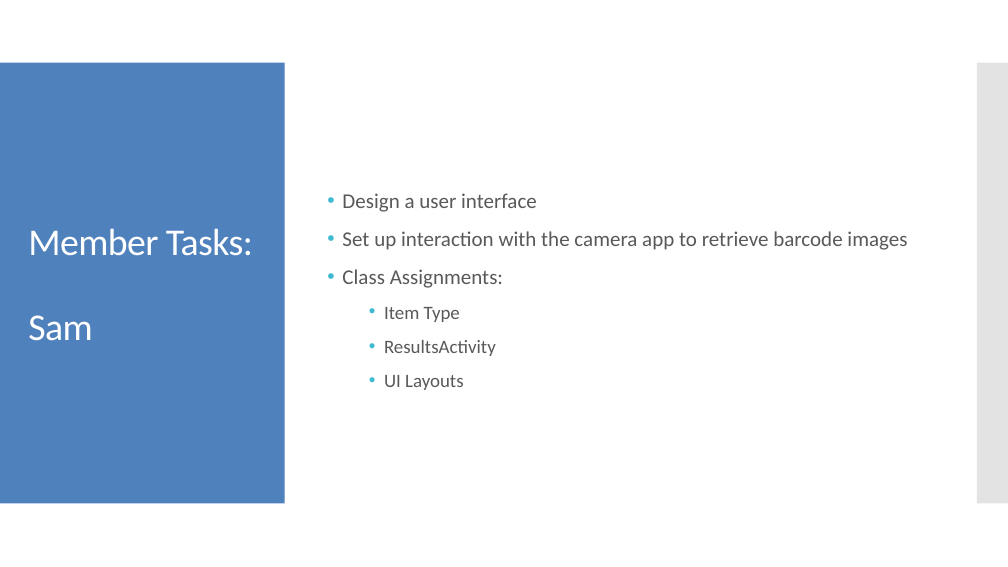
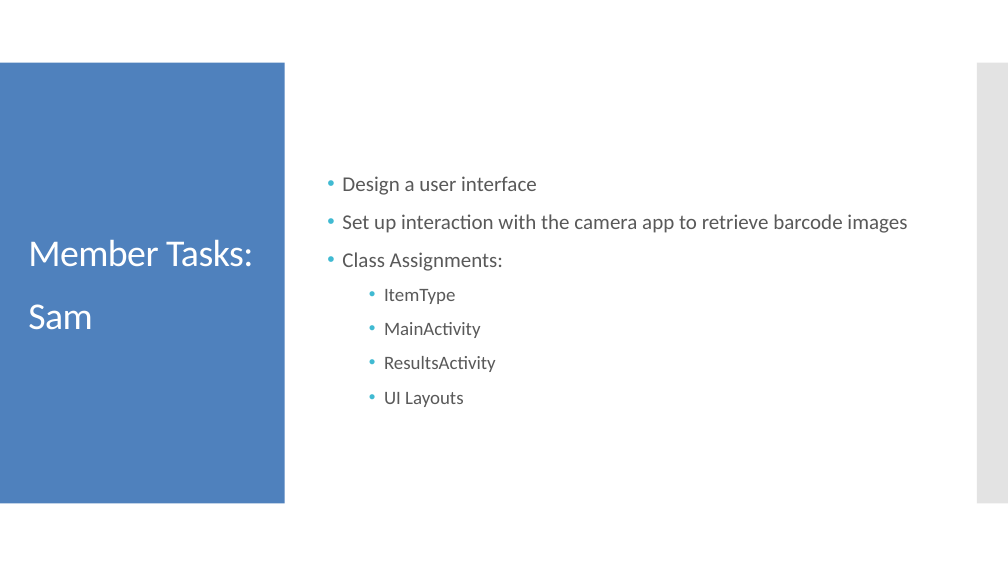
Before and after one commit to uml-app1-2016/Fridge-Friend, a slide deck: slide 10 of Fridge Friend.pptx (slide 6 before the commit). Drawn at 1008x567 pixels with LibreOffice and Linux fonts; fonts in the diff are those of the drawing. Boxes give left, top, right and bottom in pixels: in the first picture for what was removed or moved away, otherwise in the second. Text is boxed around its words. In the diff, an @@ line names an element or a change of style, - is before the commit and + after.

```diff
--- a/Fridge Friend.pptx
+++ b/Fridge Friend.pptx
@@ text at <box>28,239,253,330</box>: text changed @@
-Member Tasks:
-Sam
+Member Tasks:
+Sam
@@ text at <box>384,289,481,338</box>: text changed @@
-  • Item Type
+  • ItemType
+  • MainActivity
```
Also in this commit, not shown: 3 other slides changed, 4 slides added.
